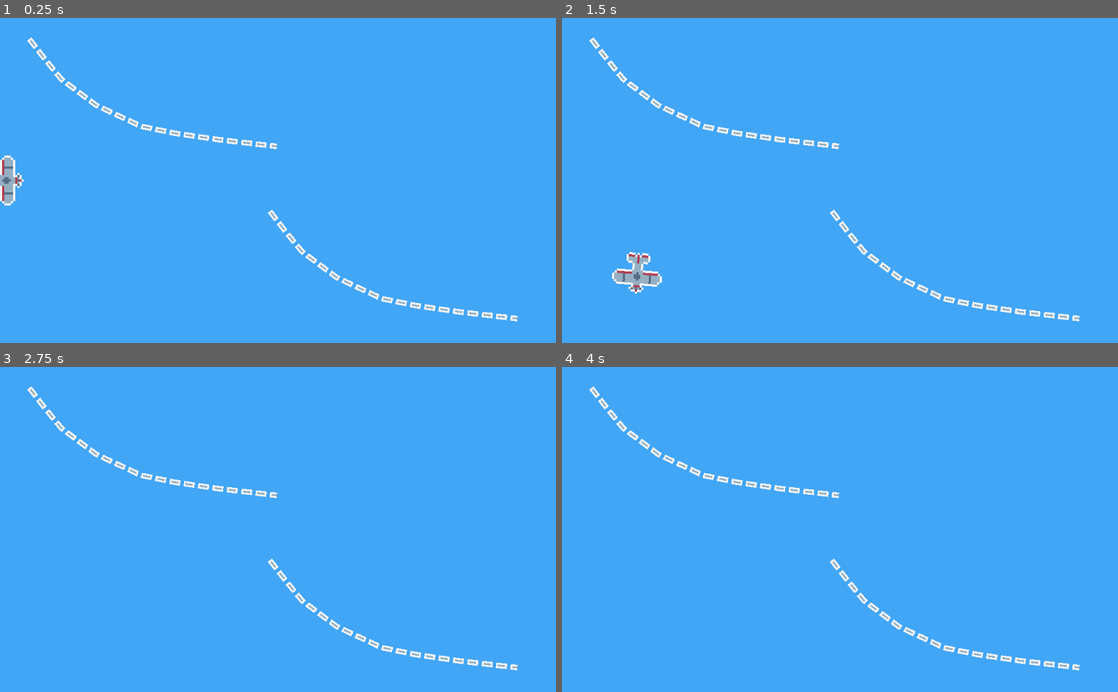
Above: before the commit, frames 1-4 (two rows, left to right).
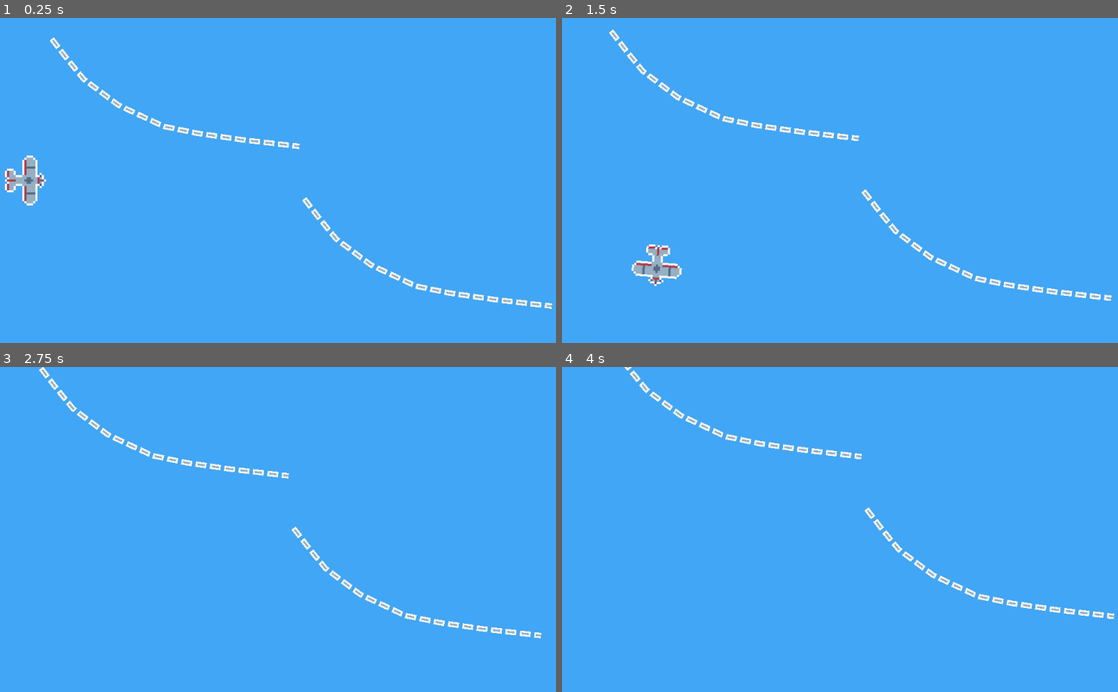
Above: after the commit, the same moments.

Repository: mudziok/plaint
Game: Godot game, scene res://Level.tscn
The game is run twice, just before and just after one commit, with the same random seed, the same clock (stepped at 60 frames per second) and the same inputs. The project has no main scene, so this scene is started directly.
Inputs:
- Up to frame 1 (0.25 s): no input
- Up to frame 2 (1.5 s): hold Right (right) 0.53-1.28 s; hold Left (left) from 1.28 s (still down)
- Up to frame 3 (2.75 s): release Left (left) at 2.03 s; hold Right (right) from 2.03 s (still down)
- Up to frame 4 (4 s): release Right (right) at 2.78 s; hold Up (accelerate) 2.78-3.53 s; hold Left (left) from 3.53 s (still down)

The runs differ from the first frame. In frame 1, 3.6% of the frame differs, in the area x 0-100%, y 5-94%; in frame 2, 3.9%, in the area x 4-99%, y 3-94%; in frame 3, 2.9%; in frame 4, 2.8%.

Commit message:
Rework camera movement

Diff:
--- /dev/null
+++ b/Camera.gd
@@ -0,0 +1,10 @@
+extends Camera2D
+
+export (NodePath) onready var player = get_node(player)
+var basis = Vector2(512, 300)
+var following = Vector2(0, 0)
+
+func _process(delta):
+	var target = (player.global_position - basis) / 10.0
+	following = lerp(following, target, 0.1)
+	global_position = following + basis
--- a/Level.tscn
+++ b/Level.tscn
@@ -1,38 +1,49 @@
-[gd_scene load_steps=6 format=2]
+[gd_scene load_steps=7 format=2]
 
 [ext_resource path="res://Level.gd" type="Script" id=1]
 [ext_resource path="res://TrailPlane.tscn" type="PackedScene" id=2]
 [ext_resource path="res://Plane.tscn" type="PackedScene" id=3]
 [ext_resource path="res://Guide.tscn" type="PackedScene" id=4]
 [ext_resource path="res://GuideManager.gd" type="Script" id=5]
+[ext_resource path="res://Camera.gd" type="Script" id=6]
 
 [node name="Level" type="Node2D"]
 script = ExtResource( 1 )
 
 [node name="ColorRect" type="ColorRect" parent="."]
-margin_right = 1039.0
-margin_bottom = 618.0
+margin_left = -100.0
+margin_top = -100.0
+margin_right = 1124.0
+margin_bottom = 700.0
 color = Color( 0.254902, 0.65098, 0.964706, 1 )
 __meta__ = {
 "_edit_use_anchors_": false
 }
 
 [node name="TrailPlane" parent="." instance=ExtResource( 2 )]
-margin_right = 256.0
-margin_bottom = 150.0
+margin_left = -100.0
+margin_top = -100.0
+margin_right = 156.0
+margin_bottom = 50.0
 
 [node name="Guide Manager" type="Node2D" parent="."]
 script = ExtResource( 5 )
 
 [node name="Guide" parent="Guide Manager" instance=ExtResource( 4 )]
+position = Vector2( 465, 295 )
 
 [node name="Guide2" parent="Guide Manager" instance=ExtResource( 4 )]
-position = Vector2( 443, 318 )
 
 [node name="Plane" parent="." instance=ExtResource( 3 )]
 position = Vector2( 194, 252 )
 trailPane = NodePath("../TrailPlane")
 
+[node name="Camera" type="Camera2D" parent="."]
+position = Vector2( 512, 300 )
+current = true
+script = ExtResource( 6 )
+player = NodePath("../Plane")
+
 [connection signal="completed" from="Guide Manager/Guide" to="Guide Manager" method="_on_guide_completed"]
 [connection signal="completed" from="Guide Manager/Guide2" to="Guide Manager" method="_on_guide_completed"]
 [connection signal="new_smoke" from="Plane" to="Guide Manager/Guide" method="fill"]
--- a/Plane.gd
+++ b/Plane.gd
@@ -21,6 +21,7 @@
 func _ready():
 	position = Vector2(-50,300) #do wywalenia po testach
 	rotate(PI/2)
+
 func _process(delta):
 	position += Vector2.UP.rotated(rotation)*velocity*delta
 	if position.x < -100:
@@ -36,7 +37,7 @@
 		velocity = min(velocity + acceleration*delta, max_velocity)
 		fuel_left -= fuel_usage*delta
 		if last_trail != null:
-			last_trail.add_point(position / 4)
+			last_trail.add_point(position / 4 + Vector2(25,25))
 			emit_signal("new_smoke", position)
 	else:
 		fuel_left = min(fuel_left+fuel_restore*delta, 100)
--- a/TrailPlane.gd
+++ b/TrailPlane.gd
@@ -7,5 +7,5 @@
 func create_new_line(start: Vector2):
 	var new_trail = trail_scene.instance()
 	viewport.add_child(new_trail)
-	new_trail.position = Vector2(0,0)
+	new_trail.position = Vector2(0, 0)
 	return new_trail
--- a/TrailPlane.tscn
+++ b/TrailPlane.tscn
@@ -6,8 +6,8 @@
 [node name="TrailPlane" type="ViewportContainer"]
 anchor_right = 1.0
 anchor_bottom = 1.0
-margin_right = -768.0
-margin_bottom = -450.0
+margin_right = -718.0
+margin_bottom = -400.0
 rect_scale = Vector2( 4, 4 )
 script = ExtResource( 2 )
 __meta__ = {
@@ -15,7 +15,7 @@
 }
 
 [node name="Viewport" type="Viewport" parent="."]
-size = Vector2( 256, 150 )
+size = Vector2( 306, 200 )
 transparent_bg = true
 handle_input_locally = false
 render_target_update_mode = 3
